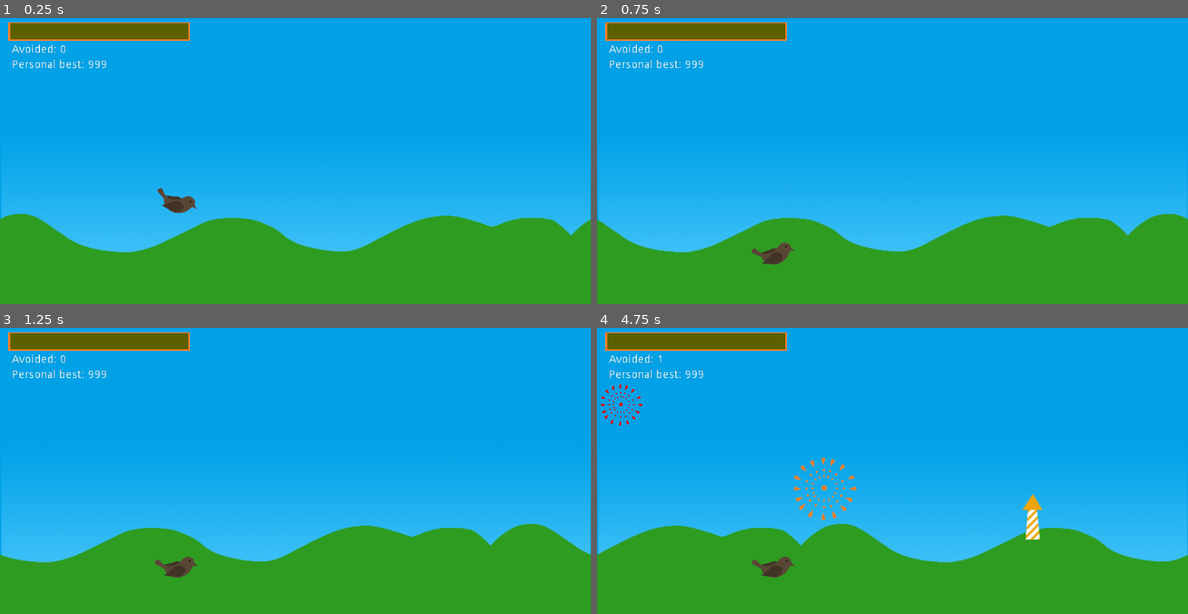
Above: before the commit, frames 1-4 (two rows, left to right).
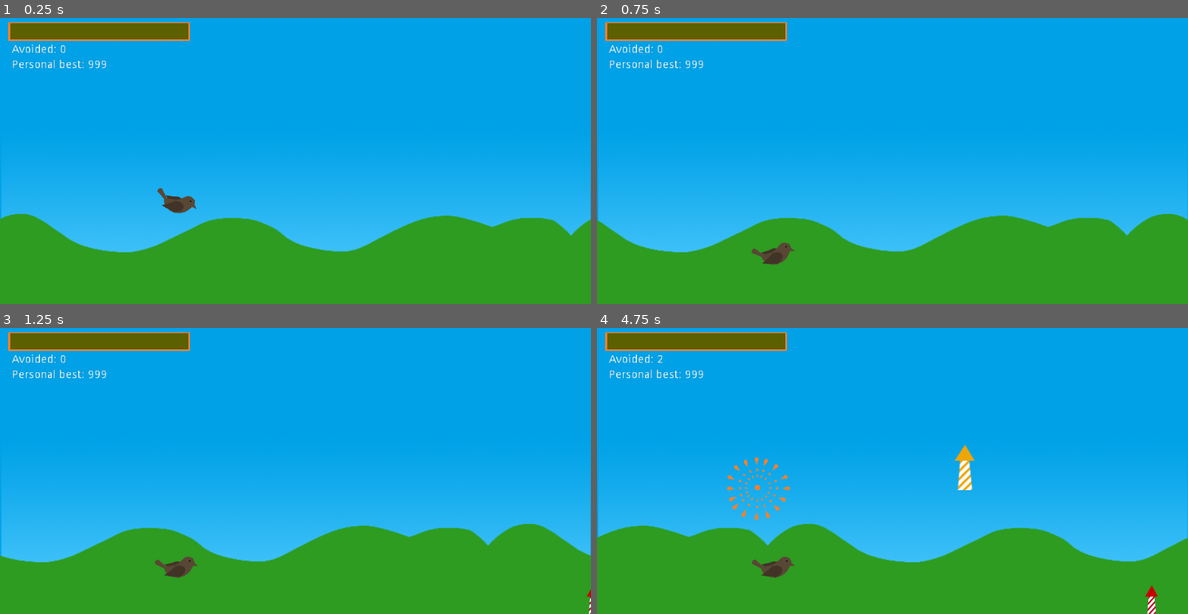
Above: after the commit, the same moments.

Repository: cuadrakev/Mint-Griffon-Game
Game: Godot game, scene res://scenes/Game.tscn
The game is run twice, just before and just after one commit, with the same random seed, the same clock (stepped at 60 frames per second) and the same inputs.
Inputs (mouse positions are in pixels of both pictures, inside the frame that each line leads up to):
- Up to frame 1 (0.25 s): no input
- Up to frame 2 (0.75 s): move the mouse to (1022, 146) at 0.52 s; click (1022, 146) at 0.67 s
- Up to frame 3 (1.25 s): no input
- Up to frame 4 (4.75 s): move the mouse to (774, 485) at 1.27 s; click (774, 485) at 1.42 s; move the mouse to (951, 408) at 2.02 s; click (951, 408) at 2.17 s; move the mouse to (862, 528) at 2.77 s; click (862, 528) at 2.92 s; move the mouse to (1069, 513) at 3.52 s; click (1069, 513) at 3.67 s; move the mouse to (715, 428) at 4.27 s; click (715, 428) at 4.42 s

Frame 1 is identical in both runs. In frame 2, 0.3% of the frame differs, in the area x 0-100%, y 68-82%; in frame 3, 0.6%; in frame 4, 5.3%, in the area x 0-100%, y 9-100%.

Commit message:
Added firework swoosh

Diff:
--- a/scenes/FireworksNode.tscn
+++ b/scenes/FireworksNode.tscn
@@ -1,10 +1,11 @@
-[gd_scene load_steps=7 format=2]
+[gd_scene load_steps=8 format=2]
 
 [ext_resource path="res://sprites/fireworks/orange_circle/circle.png" type="Texture" id=1]
 [ext_resource path="res://sprites/fireworks/orange_circle/orange.png" type="Texture" id=2]
 [ext_resource path="res://scripts/moving_expl.gd" type="Script" id=3]
 [ext_resource path="res://scripts/FireworksNode.gd" type="Script" id=4]
 [ext_resource path="res://audio/boom1.wav" type="AudioStream" id=5]
+[ext_resource path="res://audio/swoosh2.wav" type="AudioStream" id=6]
 
 [sub_resource type="CircleShape2D" id=1]
 radius = 7.85989
@@ -17,7 +18,7 @@
 position = Vector2( 0, 16 )
 texture = ExtResource( 2 )
 
-[node name="AudioStreamPlayer2D" type="AudioStreamPlayer2D" parent="."]
+[node name="ExplosionPlayer" type="AudioStreamPlayer2D" parent="."]
 stream = ExtResource( 5 )
 
 [node name="Explosion" type="Node2D" parent="."]
@@ -36,4 +37,8 @@
 scale = Vector2( 8, 8 )
 shape = SubResource( 1 )
 
+[node name="SwooshPlayer" type="AudioStreamPlayer" parent="."]
+stream = ExtResource( 6 )
+volume_db = -10.0
+
 [connection signal="body_entered" from="Explosion/Area2D" to="." method="_on_Area2D_body_entered"]
--- a/scenes/PurpleFwNode.tscn
+++ b/scenes/PurpleFwNode.tscn
@@ -1,24 +1,25 @@
-[gd_scene load_steps=7 format=2]
+[gd_scene load_steps=8 format=2]
 
 [ext_resource path="res://sprites/fireworks/red_circle/red.png" type="Texture" id=1]
 [ext_resource path="res://sprites/fireworks/red_circle/red_circle.png" type="Texture" id=2]
 [ext_resource path="res://scripts/moving_expl.gd" type="Script" id=3]
 [ext_resource path="res://scripts/FireworksNode.gd" type="Script" id=4]
 [ext_resource path="res://audio/boom2.wav" type="AudioStream" id=5]
+[ext_resource path="res://audio/swoosh2.wav" type="AudioStream" id=6]
 
 [sub_resource type="CircleShape2D" id=1]
 radius = 7.85989
 
 [node name="FireworksNode" type="Node2D"]
 script = ExtResource( 4 )
-startPos = 450.0
+startPos = 500.0
 
 [node name="Sprite" type="Sprite" parent="."]
 position = Vector2( -2.38419e-07, 24.25 )
 scale = Vector2( 0.64, 0.710526 )
 texture = ExtResource( 1 )
 
-[node name="AudioStreamPlayer2D" type="AudioStreamPlayer2D" parent="."]
+[node name="ExplosionPlayer" type="AudioStreamPlayer2D" parent="."]
 stream = ExtResource( 5 )
 
 [node name="Explosion" type="Node2D" parent="."]
@@ -37,4 +38,8 @@
 scale = Vector2( 4.8, 4.8 )
 shape = SubResource( 1 )
 
+[node name="SwooshPlayer" type="AudioStreamPlayer" parent="."]
+stream = ExtResource( 6 )
+volume_db = -10.0
+
 [connection signal="body_entered" from="Explosion/Area2D" to="." method="_on_Area2D_body_entered"]
--- a/scripts/FireworksNode.gd
+++ b/scripts/FireworksNode.gd
@@ -26,12 +26,15 @@
 	if position.x < -50 :
 		queue_free()
 	if position.x < startPos and get_node("Explosion").visible == false:
+		if not get_node("SwooshPlayer").playing:
+			get_node("SwooshPlayer").play()
 		position.y -= initVel * delta * mult
 		initVel -= GRAVITY * delta * mult
 		if initVel <= 0:
 			get_node("Explosion").visible = true
 			get_node("Sprite").visible = false
-			get_node("AudioStreamPlayer2D").play()
+			get_node("ExplosionPlayer").play()
+			get_node("SwooshPlayer").stop()
 
 
 func _on_Area2D_body_entered(_body):
--- a/scripts/SceneScript.gd
+++ b/scripts/SceneScript.gd
@@ -15,6 +15,8 @@
 
 var speedMult
 
+const maximumSpeed: float = 2.00
+
 var PB
 
 func _ready():
@@ -30,7 +32,8 @@
 		var rand = rng.randf_range(-0.2, 0.3)
 		time_out = 1 + rand
 		timer = 0
-		speedMult += 0.01
+		speedMult += 0.05
+		speedMult = min(speedMult, maximumSpeed)
 	if PB.value > 0 :
 		PB.value -= delta * speedMult
 	if PB.value >= 99:
Not shown, added: sprites/background/bg1.png.import
Not shown, added: sprites/background/bg2.png.import
Not shown, added: sprites/background/bgVer2.png.import
Not shown, added: sprites/background/bg_seam.png.import
Not shown, added: sprites/background/bg_seam2_1.png.import
